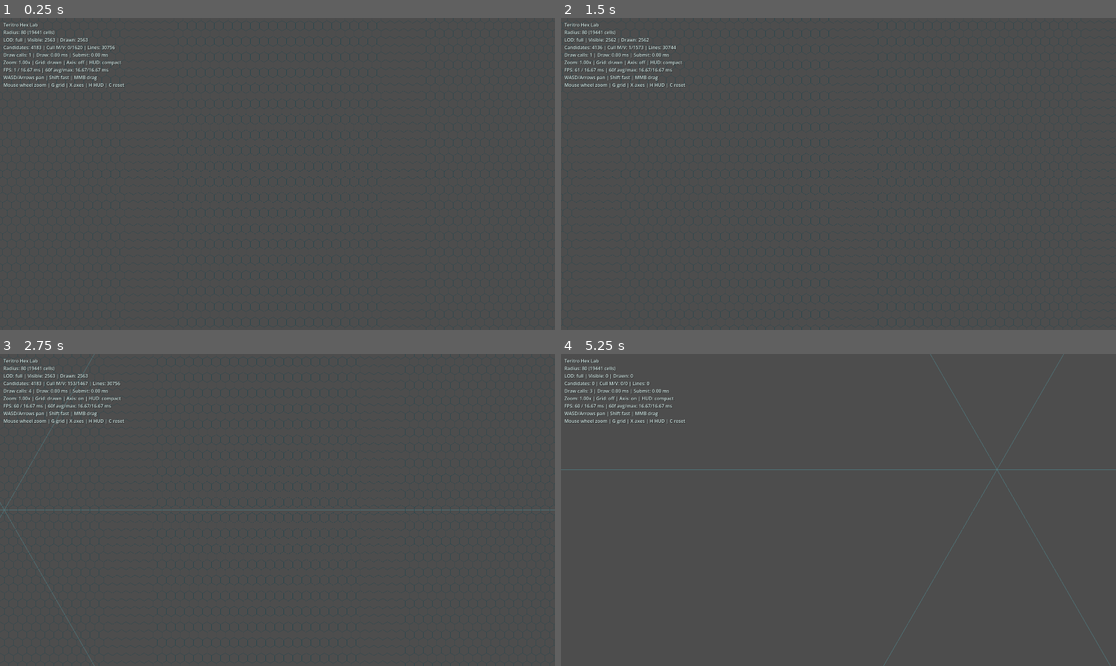
Above: before the commit, frames 1-4 (two rows, left to right).
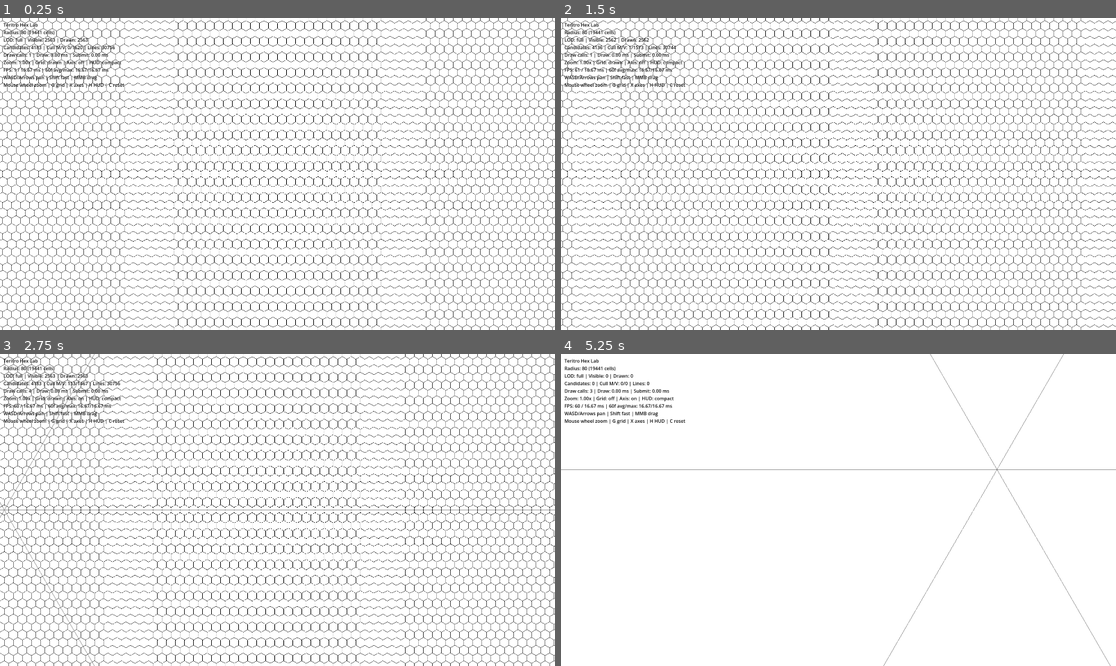
Above: after the commit, the same moments.

Repository: Kanturna/teritro
Game: Godot game, scene res://scenes/hex_lab.tscn
Same seed, same stepped clock (60 frames per second), same inputs: the game is played once before the commit and once after it.
Inputs (mouse positions are in pixels of both pictures, inside the frame that each line leads up to):
- Up to frame 1 (0.25 s): no input
- Up to frame 2 (1.5 s): tap Enter at 0.5 s; move the mouse to (960, 158) at 0.52 s; hold D 0.53-1.25 s; tap C at 0.6 s; click (960, 158) at 0.67 s; drag from (727, 189) to (810, 236) at 1.27 s
- Up to frame 3 (2.75 s): tap Space at 2 s; move the mouse to (333, 441) at 2.02 s; hold D from 2.03 s (still down); tap X at 2.1 s
- Up to frame 4 (5.25 s): release D at 2.75 s; drag from (810, 572) to (672, 463) at 2.77 s; tap Enter at 3.5 s; move the mouse to (1005, 556) at 3.52 s; hold A 3.53-4.25 s; hold Shift 3.53-4.25 s; drag from (672, 463) to (755, 432) at 4.27 s; tap Space at 5 s; move the mouse to (866, 510) at 5.02 s; hold S from 5.03 s (still down); tap G at 5.1 s; click (866, 510) at 5.17 s

The runs differ from the first frame. In frame 1, 99% of the frame differs, in the area x 0-100%, y 0-100%; in frame 2, 99%; in frame 3, 99%; in frame 4, 100%.

Commit message:
fix(rendering): switch hex lab to black-on-white grid
WHAT:
- Sets the lab viewport background to white.
- Changes the procedural hex map fill to white and grid lines to black.
- Adjusts HUD text colors for readability on the white grid.
- Includes Godot-generated UID files for the new Slice 4 scripts.

VALIDATION:
- Ran hex grid math headless test successfully.
- Ran hex lab smoke test successfully.
- Ran hex debug metrics test successfully.
- Loaded the main scene headless successfully.
- Ran git diff --check successfully.

Diff:
--- a/project.godot
+++ b/project.godot
@@ -35,5 +35,6 @@
 
 [rendering]
 
+environment/defaults/default_clear_color=Color(1, 1, 1, 1)
 rendering_device/driver.windows="d3d12"
 renderer/rendering_method="mobile"
--- a/scenes/hex_lab.tscn
+++ b/scenes/hex_lab.tscn
@@ -22,8 +22,8 @@
 offset_top = 12.0
 offset_right = 700.0
 offset_bottom = 260.0
-theme_override_colors/font_color = Color(0.84, 0.93, 0.92, 1)
-theme_override_colors/font_shadow_color = Color(0, 0, 0, 0.75)
+theme_override_colors/font_color = Color(0.04, 0.04, 0.04, 1)
+theme_override_colors/font_shadow_color = Color(1, 1, 1, 0.9)
 theme_override_constants/shadow_offset_x = 1
 theme_override_constants/shadow_offset_y = 1
 text = "Teritro Hex Lab"
--- a/src/rendering/hex_map_renderer.gd
+++ b/src/rendering/hex_map_renderer.gd
@@ -12,9 +12,9 @@
 		hex_radius = max(value, 1.0)
 		_rebuild_polygon()
 @export var cull_padding_hexes := 3
-@export var fill_color := Color(0.045, 0.055, 0.058, 1.0)
-@export var outline_color := Color(0.12, 0.27, 0.30, 0.5)
-@export var axis_color := Color(0.32, 0.60, 0.64, 0.45)
+@export var fill_color := Color.WHITE
+@export var outline_color := Color(0.02, 0.02, 0.02, 0.9)
+@export var axis_color := Color(0.0, 0.0, 0.0, 0.35)
 @export var simple_lod_zoom := 0.75
 @export var overview_lod_zoom := 0.5
 @export var grid_line_antialiased := false
Not shown: 1 places in scenes/hex_lab.tscn that only renumber resources
Not shown, added: src/debug/debug_overlay.gd.uid
Not shown, added: tests/headless/hex_debug_metrics_test.gd.uid
